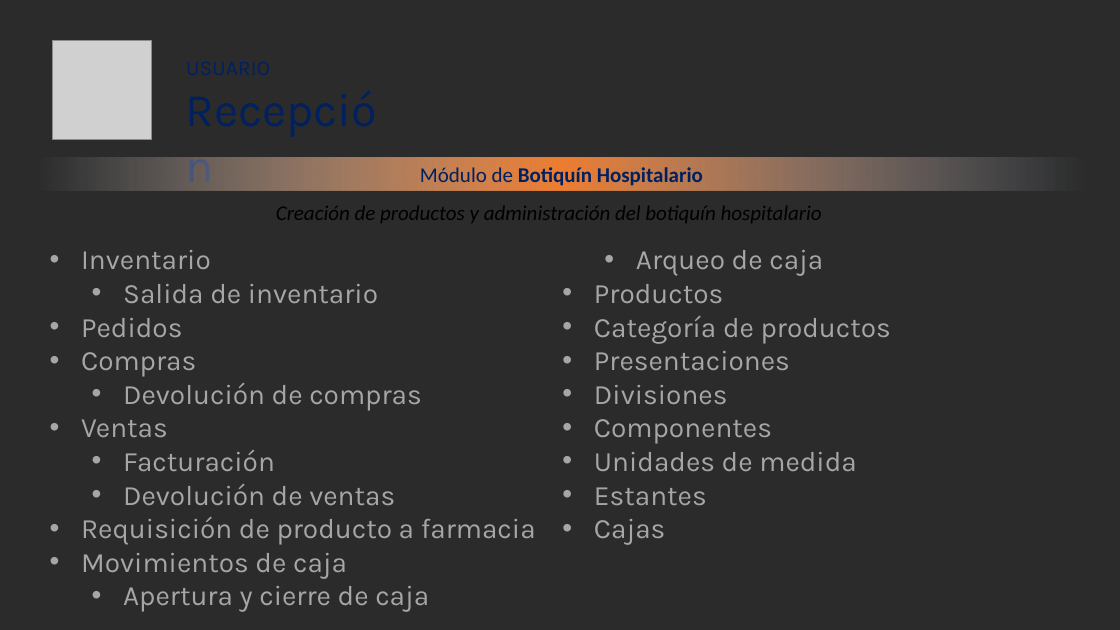
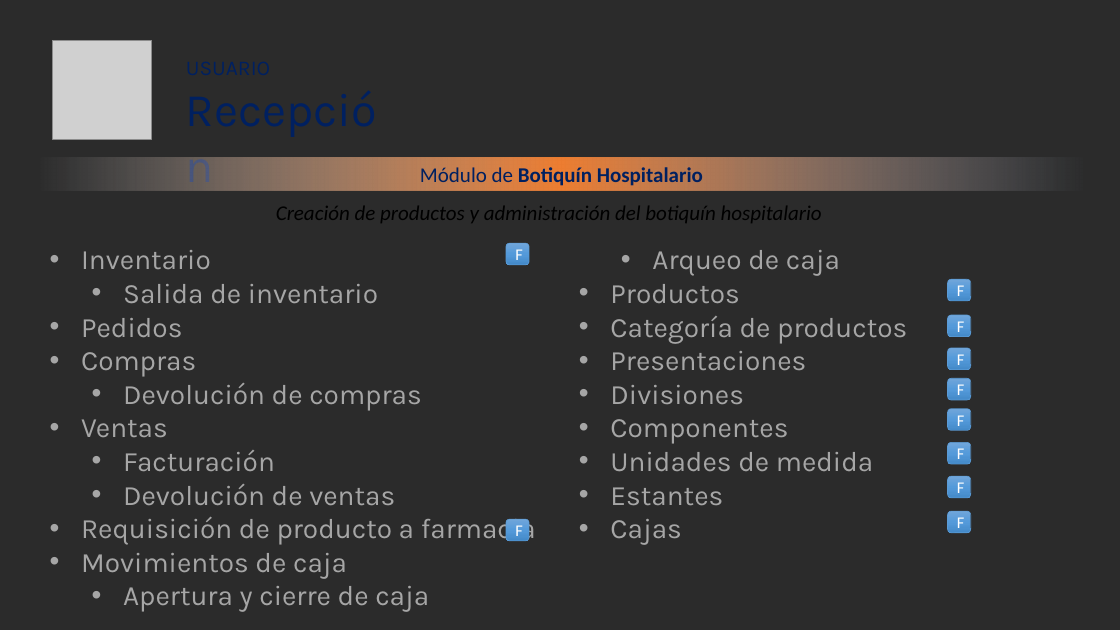
Before and after one commit to aviary-developer/blissey, a slide deck: slide 6 of Documentos/Presentaciones/Temario.pptx. Drawn at 1120x630 pixels with LibreOffice and Linux fonts; fonts in the diff are those of the drawing; grey boxes stand for pictures; background and template pictures are left out; a plain dark background stands for a picture behind light text. Boxes give left, top, right and bottom in pixels: in the first picture for what was removed or moved away, otherwise in the second. Text is boxed around its words. In the diff, an @@ line names an element or a change of style, - is before the commit and + after.

```diff
--- a/Documentos/Presentaciones/Temario.pptx
+++ b/Documentos/Presentaciones/Temario.pptx
@@ text "Inventario" rewrapped from (x1=81, y1=250, x2=891, y2=612) to (x1=81, y1=250, x2=907, y2=612) @@
@@ rounded rectangle added at (x1=506, y1=244, x2=529, y2=266), fill gradient #71A6DB to #559BDB to #448ACA, outline #5B9BD5 0.5 pt, 14 pt, text #FFFFFF @@
+F
@@ rounded rectangle added at (x1=948, y1=279, x2=971, y2=301), fill gradient #71A6DB to #559BDB to #448ACA, outline #5B9BD5 0.5 pt, 14 pt, text #FFFFFF @@
+F
@@ rounded rectangle added at (x1=948, y1=315, x2=971, y2=337), fill gradient #71A6DB to #559BDB to #448ACA, outline #5B9BD5 0.5 pt, 14 pt, text #FFFFFF @@
+F
@@ rounded rectangle added at (x1=948, y1=348, x2=971, y2=370), fill gradient #71A6DB to #559BDB to #448ACA, outline #5B9BD5 0.5 pt, 14 pt, text #FFFFFF @@
+F
@@ rounded rectangle added at (x1=948, y1=378, x2=971, y2=400), fill gradient #71A6DB to #559BDB to #448ACA, outline #5B9BD5 0.5 pt, 14 pt, text #FFFFFF @@
+F
@@ rounded rectangle added at (x1=948, y1=409, x2=971, y2=431), fill gradient #71A6DB to #559BDB to #448ACA, outline #5B9BD5 0.5 pt, 14 pt, text #FFFFFF @@
+F
@@ rounded rectangle added at (x1=948, y1=443, x2=971, y2=465), fill gradient #71A6DB to #559BDB to #448ACA, outline #5B9BD5 0.5 pt, 14 pt, text #FFFFFF @@
+F
@@ rounded rectangle added at (x1=948, y1=476, x2=971, y2=498), fill gradient #71A6DB to #559BDB to #448ACA, outline #5B9BD5 0.5 pt, 14 pt, text #FFFFFF @@
+F
@@ rounded rectangle added at (x1=506, y1=519, x2=529, y2=541), fill gradient #71A6DB to #559BDB to #448ACA, outline #5B9BD5 0.5 pt, 14 pt, text #FFFFFF @@
+F
@@ rounded rectangle added at (x1=948, y1=511, x2=971, y2=533), fill gradient #71A6DB to #559BDB to #448ACA, outline #5B9BD5 0.5 pt, 14 pt, text #FFFFFF @@
+F
```
Also in this commit, not shown: 6 other slides changed, 2 other files.
